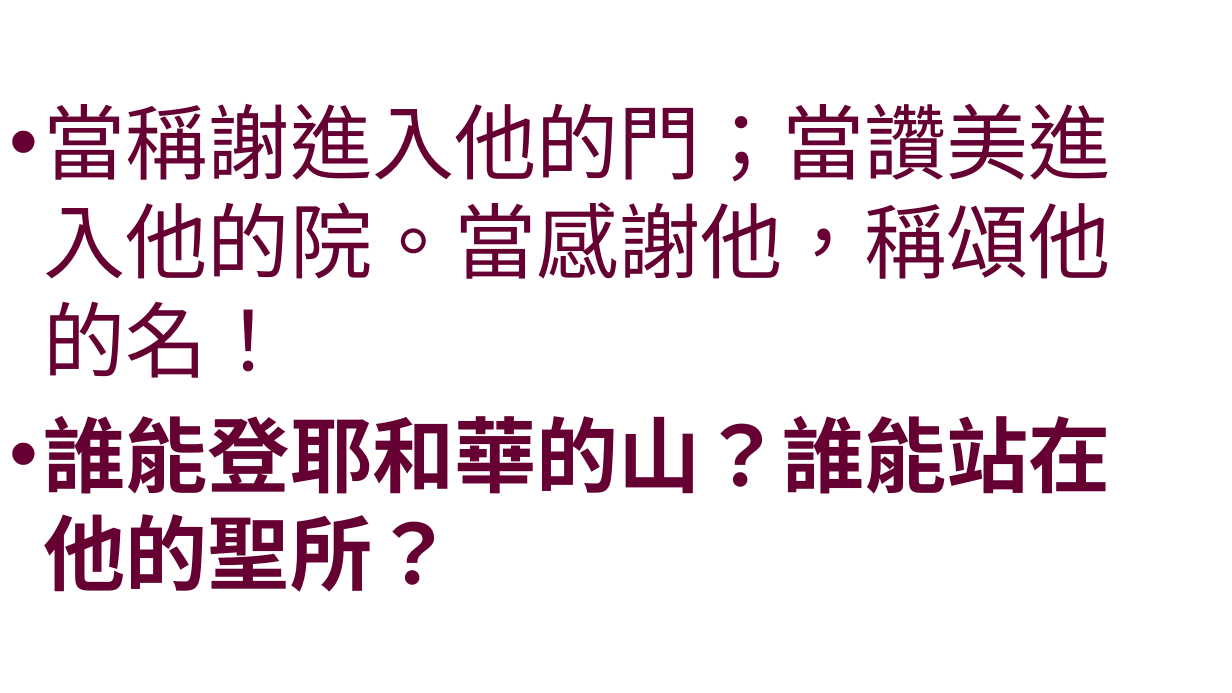
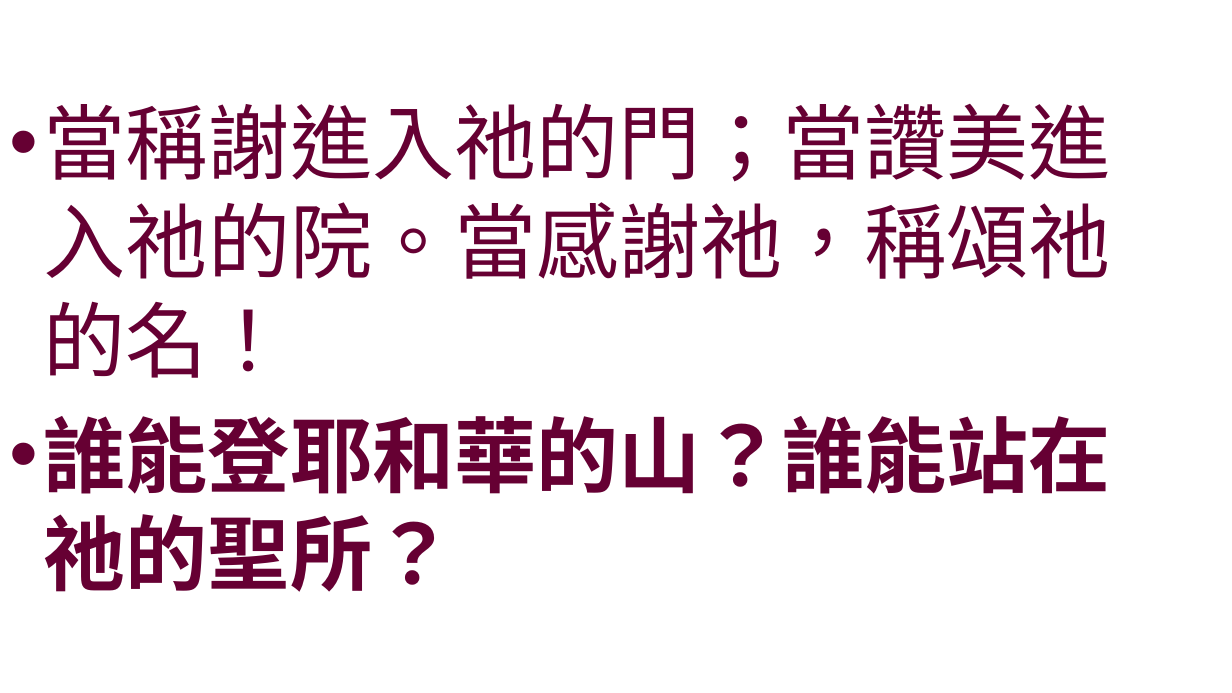
Before and after one commit to batisuoc/worship-resources, a slide deck: slide 3 of 16合神心意的敬拜.pptx. Drawn at 1232x693 pixels with LibreOffice and Linux fonts; fonts in the diff are those of the drawing; background and template pictures are left out. Boxes give left, top, right and bottom in pixels: in the first picture for what was removed or moved away, otherwise in the second. Text is boxed around its words. In the diff, an @@ line names an element or a change of style, - is before the commit and + after.

```diff
--- a/16合神心意的敬拜.pptx
+++ b/16合神心意的敬拜.pptx
@@ text at <box>44,103,1111,592</box>: text changed @@
-• 當稱謝進入他的門；當讚美進入他的院。當感謝他，稱頌他的名！
-• 誰能登耶和華的山？誰能站在他的聖所？
+• 當稱謝進入祂的門；當讚美進入祂的院。當感謝祂，稱頌祂的名！
+• 誰能登耶和華的山？誰能站在祂的聖所？
```
Also in this commit, not shown: 2 other slides changed, 1 other file.
